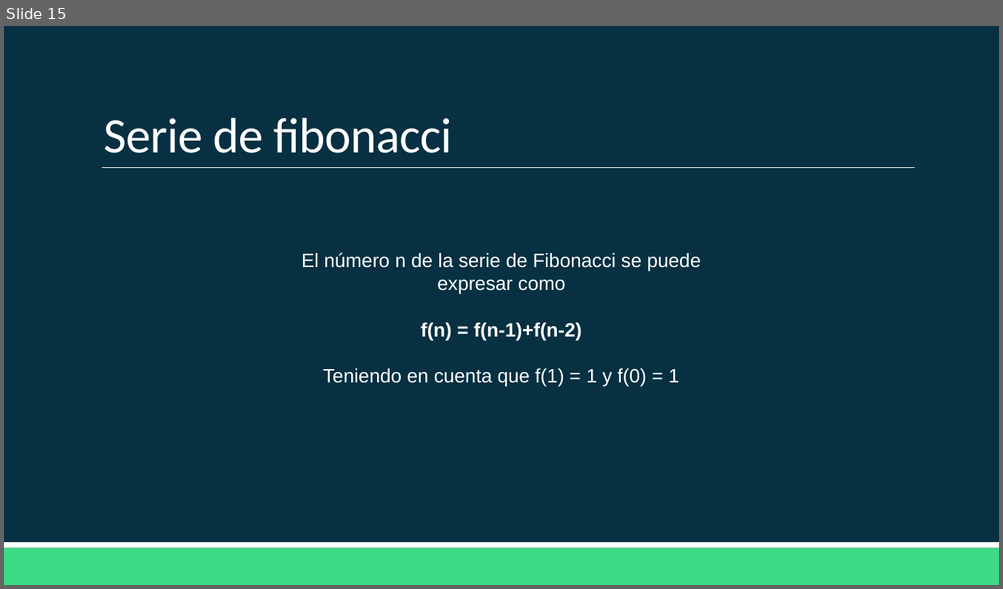
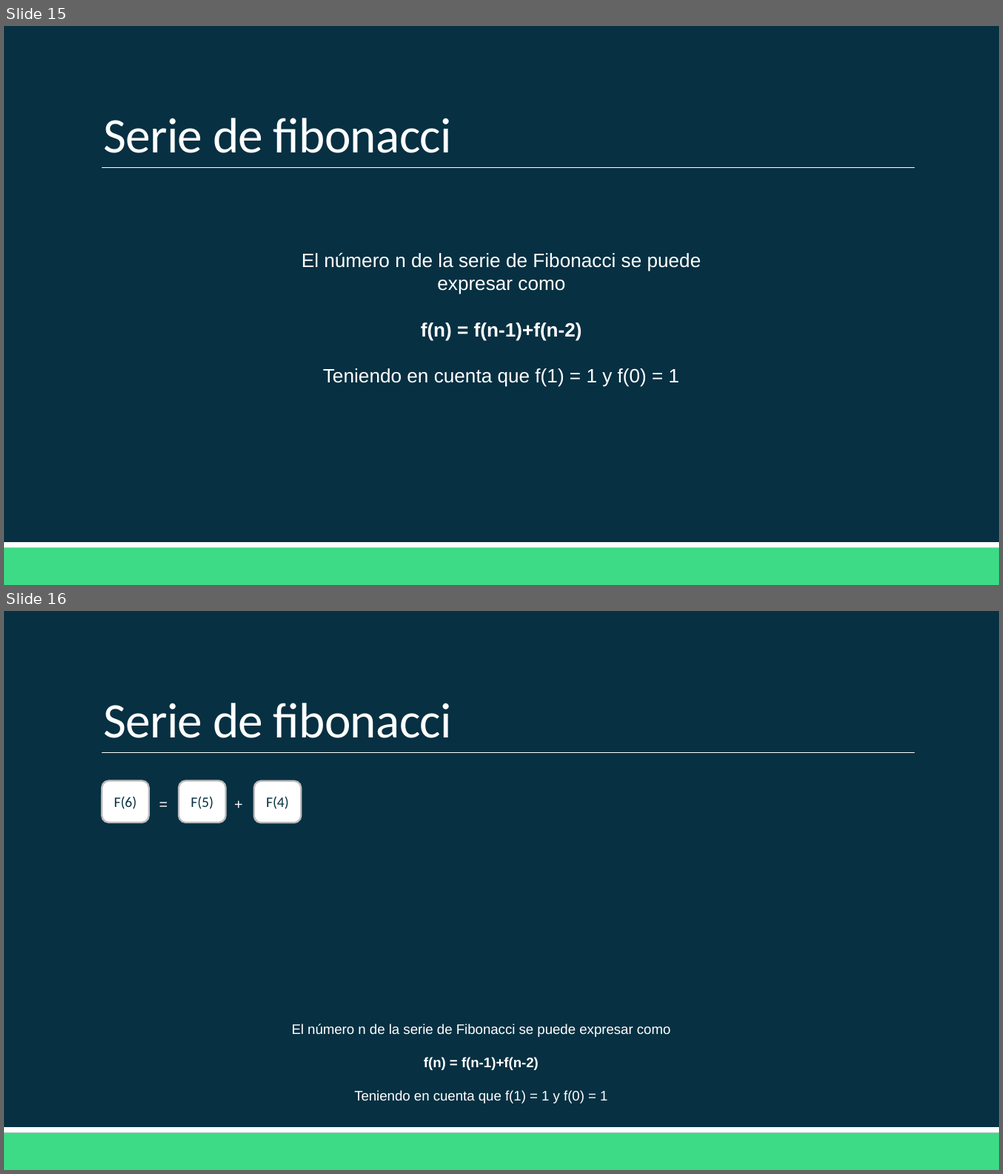
Before and after one commit to Domiciano/APII-221, a slide deck: Recursividad/Recursividad.pptx. Shown one above the other, each under a label of ours: slide 15 before the commit, slides 15 and 16 after it. The pictures are 1003x589 and 1003x1174 pixels, drawn with LibreOffice and Linux fonts; fonts in the diff are those of the drawing. Boxes give left, top, right and bottom in pixels: in the first picture for what was removed or moved away, otherwise in the second. Text is boxed around its words. In the diff, an @@ line names an element or a change of style, - is before the commit and + after.

```diff
--- a/Recursividad/Recursividad.pptx
+++ b/Recursividad/Recursividad.pptx
@@ slide 16 added at [4,611,999,1170], background #073042; not listed: 3 template elements that a slide beside it also shows @@
@@ title added at [103,703,452,738], 36 pt, text #FFFFFF @@
+Serie de fibonacci
@@ rounded rectangle added at [102,781,148,823], fill #FFFFFF, outline #BDBDBD 1.25 pt, 10.5 pt, text #073042 @@
+F(6)
@@ rounded rectangle added at [179,781,226,823], fill #FFFFFF, outline #BDBDBD 1.25 pt, 10.5 pt, text #073042 @@
+F(5)
@@ rounded rectangle added at [253,781,301,823], fill #FFFFFF, outline #BDBDBD 1.25 pt, 10.5 pt, text #073042 @@
+F(4)
@@ text added at [149,790,181,818], 10.5 pt, text #FFFFFF @@
+=
@@ text added at [225,790,256,818], 10.5 pt, text #FFFFFF @@
++
@@ text added at [292,1024,671,1104], 10 pt, text #FFFFFF @@
+El número n de la serie de Fibonacci se puede expresar como
+f(n) = f(n-1)+f(n-2)
+Teniendo en cuenta que f(1) = 1 y f(0) = 1
```
Also in this commit, not shown: 39 other slides added, 1 other file.
